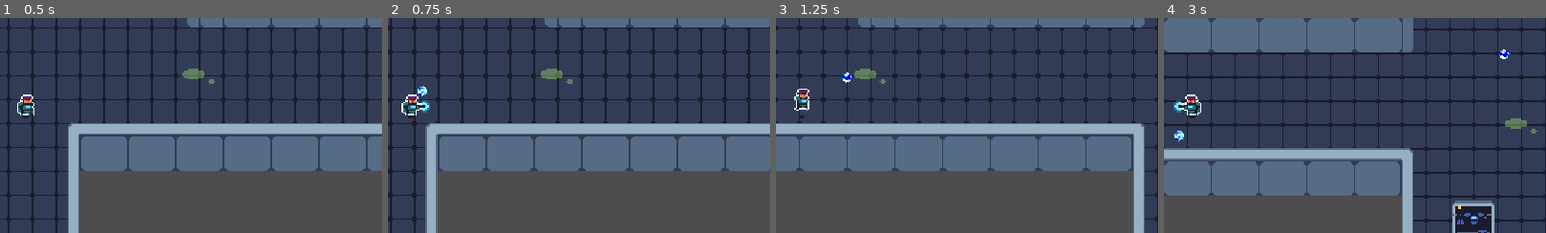
Above: before the commit, frames 1-4 (left to right).
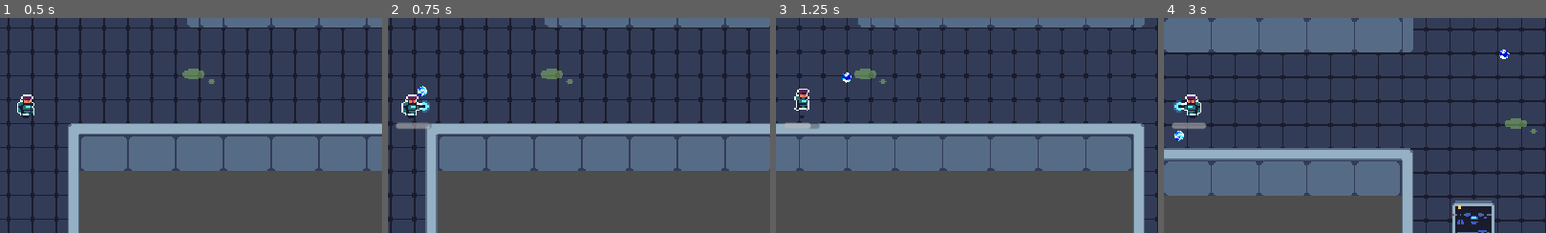
Above: after the commit, the same moments.

Repository: AugustanaCSC380January2024/final-game-solo
Game: Godot game, scene res://Scenes/Game.tscn
Same seed, same stepped clock (60 frames per second), same inputs: the game is played once before the commit and once after it. Sound files missing from this copy of the repository are replaced by a short silence.
Inputs (mouse positions are % of the whole screen's width and height, from its top left):
- Up to frame 1 (0.5 s): no input
- Up to frame 2 (0.75 s): tap Enter at 0.5 s; move the mouse to (72, 45) at 0.52 s; hold D (move_right) from 0.53 s (still down); click (72, 45) at 0.6 s
- Up to frame 3 (1.25 s): keep holding D (move_right)
- Up to frame 4 (3 s): move the mouse to (30, 55) at 1.27 s; release D (move_right) at 1.28 s; hold S (move_down) 1.28-2.03 s; tap E (interact) at 1.35 s; click (30, 55) at 1.55 s; move the mouse to (60, 28) at 2.02 s; hold D (move_right) 2.03-2.78 s; click (60, 28) at 2.1 s; move the mouse to (45, 70) at 2.77 s; hold W (move_up) from 2.78 s (still down); click (45, 70) at 2.85 s
The pictures show only the part of the screen within x 47-97%, y 32-82%; the shares and areas given below are measured in that part.

Frame 1 is identical in both runs. In frame 2, 0.3% of the frame differs, in the area x 2-12%, y 48-52%; in frame 3, 0.1%; in frame 4, 0.3%.

Commit message:
Added a visible firerate progress bar

Diff:
--- /dev/null
+++ b/Scenes/fire_rate_progress.tscn
@@ -0,0 +1,12 @@
+[gd_scene load_steps=2 format=3 uid="uid://bex3av8oh3q3x"]
+
+[ext_resource type="Script" path="res://Scripts/fire_rate_progress.gd" id="1_psvwm"]
+
+[node name="FireRateProgress" type="Node2D"]
+script = ExtResource("1_psvwm")
+
+[node name="Progress" type="ProgressBar" parent="."]
+offset_right = 4.0
+offset_bottom = 24.0
+
+[node name="FireRateTimer" type="Timer" parent="."]
--- a/Scenes/player.tscn
+++ b/Scenes/player.tscn
@@ -227,5 +227,13 @@
 [node name="WeaponCooldown" type="Timer" parent="."]
 wait_time = 2.0
 
+[node name="CooldownProgress" type="ProgressBar" parent="."]
+visible = false
+offset_left = -12.0
+offset_top = 19.0
+offset_right = 12.0
+offset_bottom = 23.0
+show_percentage = false
+
 [connection signal="area_shape_entered" from="CoinCollection" to="." method="_on_coin_collection_area_shape_entered"]
 [connection signal="timeout" from="WeaponCooldown" to="." method="_on_weapon_cooldown_timeout"]
--- /dev/null
+++ b/Scripts/fire_rate_progress.gd
@@ -0,0 +1,8 @@
+extends Node2D
+
+@onready var progress = $Progress
+@onready var fire_rate_timer = $FireRateTimer
+
+
+func _process(delta):
+	progress.value = fire_rate_timer.time_left
--- a/Scripts/player.gd
+++ b/Scripts/player.gd
@@ -20,6 +20,7 @@
 @onready var battery_player = $BatteryPlayer
 @onready var weapon_cooldown = $WeaponCooldown
 @onready var hurt_player = $HurtPlayer
+@onready var cooldown_progress = $CooldownProgress
 
 var shoot_sound = preload("res://Assets/Sounds/ESM_GW_gun_one_shot_hi_tech_machine_single_shot_4_energy_heavy_bass_short_1.wav")
 var battery_sound = preload("res://Music/CoinFlipTossRing_S08FO.689.wav")
@@ -49,11 +50,13 @@
 	health_bar.value = health
 	shot_player.stream = shoot_sound
 	battery_player.stream = battery_sound
+	cooldown_progress.max_value = weapon_cooldown.wait_time
 
 func _process(delta):
 	if alive:
 		if Input.is_action_just_pressed("shoot"):
 			shoot()
+	cooldown_progress.value = weapon_cooldown.time_left
 
 func _physics_process(delta):
 	if alive:
@@ -80,6 +83,7 @@
 	if !cooldown:
 		cooldown = true
 		weapon_cooldown.start()
+		cooldown_progress.visible = true
 		var energy_orb = energy_orb_scene.instantiate()
 		energy_orb.damage = bullet_damage
 		energy_orb.speed = bullet_speed
@@ -123,6 +127,7 @@
 
 func _on_weapon_cooldown_timeout():
 	cooldown = false
+	cooldown_progress.visible = false
 
 func upgrade_damage():
 	bullet_damage += bullet_damage - bullet_damage/2.0
@@ -131,6 +136,7 @@
 func upgrade_weapon_cooldown():
 	if weapon_cooldown.wait_time > 0:
 		weapon_cooldown.wait_time -= .1
+		cooldown_progress.max_value = weapon_cooldown.wait_time
 
 func upgrade_bullet_speed():
 	bullet_speed += 10
